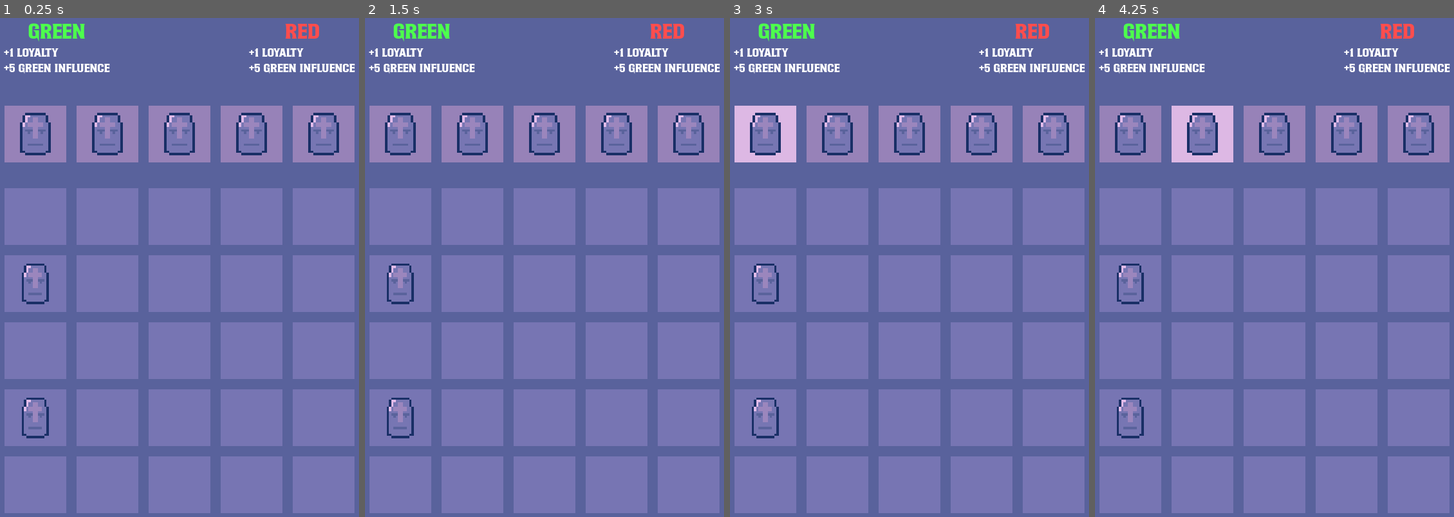
Above: before the commit, frames 1-4 (left to right).
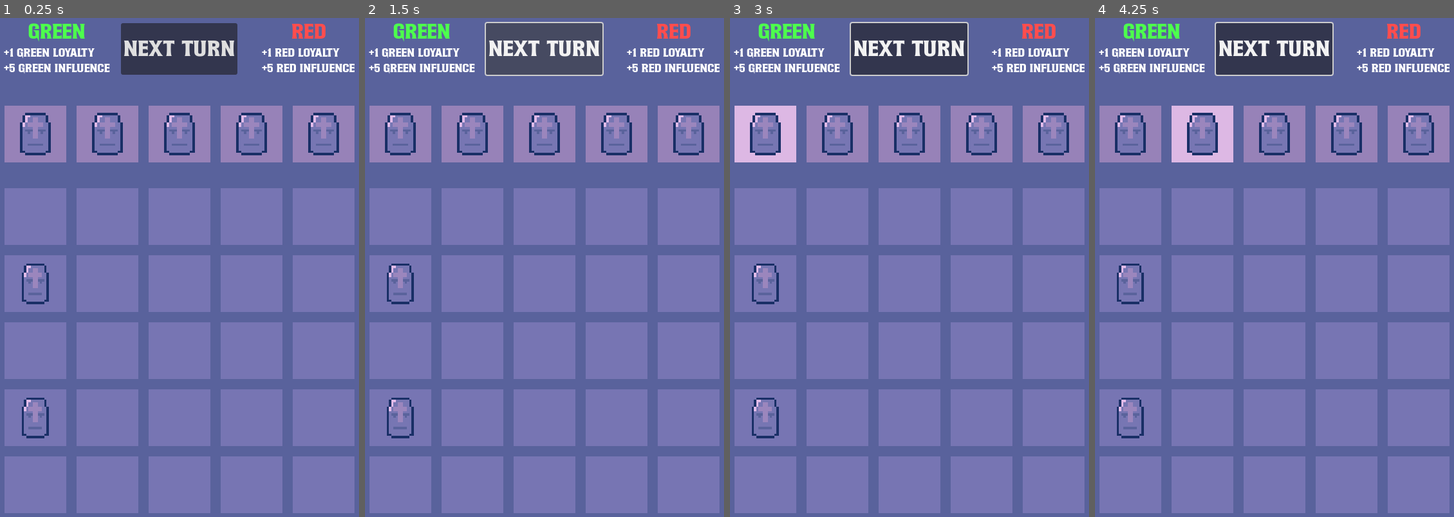
Above: after the commit, the same moments.

Repository: frostblooded/influencer
Game: Godot game, scene res://scenes/game.tscn
Two runs of this game, one before a commit and one after it. Both use one fixed random seed, a clock stepped at 60 frames per second and the inputs below.
Inputs (mouse positions are in pixels of both pictures, inside the frame that each line leads up to):
- Up to frame 1 (0.25 s): no input
- Up to frame 2 (1.5 s): click (544, 47) at 0.5 s, where only the run after the commit has a clickable "Next turn"; click (544, 47) at 1.25 s, where only the run after the commit has a clickable "Next turn"
- Up to frame 3 (3 s): click (909, 47) at 2 s, where only the run after the commit has a clickable "Next turn"; tap Enter at 2.75 s; move the mouse to (765, 132) at 2.77 s
- Up to frame 4 (4.25 s): tap Space at 3.5 s; move the mouse to (1202, 132) at 3.52 s

The runs differ from the first frame. In frame 1, 4.2% of the frame differs, in the area x 4-99%, y 1-12%; in frame 2, 4.4%; in frame 3, 4.4%, in the area x 4-99%, y 0-12%; in frame 4, 4.4%.

Commit message:
Make units predict where to move next to get to closest enemy

Diff:
--- a/project.godot
+++ b/project.godot
@@ -14,6 +14,10 @@
 run/main_scene="res://scenes/game.tscn"
 config/features=PackedStringArray("4.2", "GL Compatibility")
 config/icon="res://icon.svg"
+
+[autoload]
+
+EventBus="*res://scripts/autoloads/event_bus.gd"
 
 [debug]
 
@@ -72,6 +76,7 @@
 
 [gui]
 
+theme/custom="res://theme.tres"
 theme/custom_font="res://font/Witch Magic.ttf"
 
 [input]
--- a/scenes/element_cell.tscn
+++ b/scenes/element_cell.tscn
@@ -20,11 +20,19 @@
 [sub_resource type="RectangleShape2D" id="RectangleShape2D_v7xei"]
 size = Vector2(96, 88)
 
-[node name="ElementCell" type="Node2D" node_paths=PackedStringArray("area_2d", "default_sprite_2d", "hovered_sprite_2d")]
+[sub_resource type="Gradient" id="Gradient_numsh"]
+offsets = PackedFloat32Array(0.00325733)
+colors = PackedColorArray(1, 0, 0, 1)
+
+[sub_resource type="GradientTexture1D" id="GradientTexture1D_r4l31"]
+gradient = SubResource("Gradient_numsh")
+
+[node name="ElementCell" type="Node2D" node_paths=PackedStringArray("area_2d", "default_sprite_2d", "hovered_sprite_2d", "debug_sprite_2d")]
 script = ExtResource("1_jtqn7")
 area_2d = NodePath("Area2D")
 default_sprite_2d = NodePath("Sprite2D")
 hovered_sprite_2d = NodePath("HoveredSprite2D")
+debug_sprite_2d = NodePath("DebugSprite2D")
 
 [node name="Sprite2D" type="Sprite2D" parent="."]
 scale = Vector2(0.375, 88)
@@ -43,3 +51,9 @@
 position = Vector2(-1.90735e-06, 0)
 scale = Vector2(4, 3.66667)
 texture = ExtResource("2_2imay")
+
+[node name="DebugSprite2D" type="Sprite2D" parent="."]
+visible = false
+position = Vector2(-40, -40)
+scale = Vector2(0.09375, 24.5)
+texture = SubResource("GradientTexture1D_r4l31")
--- a/scenes/game.tscn
+++ b/scenes/game.tscn
@@ -1,10 +1,11 @@
-[gd_scene load_steps=10 format=3 uid="uid://cvvvodfer4c1a"]
+[gd_scene load_steps=11 format=3 uid="uid://cvvvodfer4c1a"]
 
 [ext_resource type="PackedScene" uid="uid://vjq83572qbuv" path="res://scenes/grid_cell.tscn" id="1_jw3tg"]
 [ext_resource type="Script" path="res://scripts/grid.gd" id="2_g36i2"]
 [ext_resource type="PackedScene" uid="uid://30mydrptkp5p" path="res://scenes/element_cell.tscn" id="3_au48s"]
 [ext_resource type="Script" path="res://scripts/spawner.gd" id="4_xwmaw"]
 [ext_resource type="PackedScene" uid="uid://bosldgi81a7pv" path="res://scenes/unit.tscn" id="5_05h2y"]
+[ext_resource type="PackedScene" uid="uid://4q8tgyxbcj52" path="res://scenes/level_manager.tscn" id="6_c4gmj"]
 
 [sub_resource type="Gradient" id="Gradient_nvnxt"]
 offsets = PackedFloat32Array(1)
@@ -69,7 +70,7 @@
 
 [node name="Label2" type="Label" parent="CanvasLayer/Control/MarginContainer/VBoxContainer"]
 layout_mode = 2
-text = "+1 loyalty
+text = "+1 green loyalty
 +5 green influence"
 
 [node name="VBoxContainer2" type="VBoxContainer" parent="CanvasLayer/Control/MarginContainer"]
@@ -86,8 +87,16 @@
 [node name="Label2" type="Label" parent="CanvasLayer/Control/MarginContainer/VBoxContainer2"]
 layout_mode = 2
 size_flags_horizontal = 8
-text = "+1 loyalty
-+5 green influence"
+text = "+1 red loyalty
++5 red influence"
+
+[node name="EndTurnButton" type="Button" parent="CanvasLayer/Control/MarginContainer"]
+custom_minimum_size = Vector2(0, 80)
+layout_mode = 2
+size_flags_horizontal = 4
+size_flags_vertical = 8
+theme_override_font_sizes/font_size = 30
+text = "Next turn"
 
 [node name="ElementCell" parent="." instance=ExtResource("3_au48s")]
 position = Vector2(64, 192)
@@ -110,3 +119,5 @@
 cell_scene = ExtResource("1_jw3tg")
 cell_y_diff = 104
 spawners = Array[ExtResource("4_xwmaw")]([SubResource("Resource_b7lf8"), SubResource("Resource_wu7mj")])
+
+[node name="LevelManager" parent="." instance=ExtResource("6_c4gmj")]
--- a/scenes/grid_cell.tscn
+++ b/scenes/grid_cell.tscn
@@ -19,11 +19,19 @@
 [sub_resource type="RectangleShape2D" id="RectangleShape2D_v7xei"]
 size = Vector2(96, 88)
 
-[node name="GridCell" type="Node2D" node_paths=PackedStringArray("area_2d", "default_sprite_2d", "hovered_sprite_2d", "_container")]
+[sub_resource type="Gradient" id="Gradient_blwba"]
+offsets = PackedFloat32Array(0.00325733)
+colors = PackedColorArray(1, 0, 0, 1)
+
+[sub_resource type="GradientTexture1D" id="GradientTexture1D_j6eis"]
+gradient = SubResource("Gradient_blwba")
+
+[node name="GridCell" type="Node2D" node_paths=PackedStringArray("area_2d", "default_sprite_2d", "hovered_sprite_2d", "debug_sprite_2d", "_container")]
 script = ExtResource("1_suw5m")
 area_2d = NodePath("Area2D")
 default_sprite_2d = NodePath("Sprite2D")
 hovered_sprite_2d = NodePath("HoveredSprite2D")
+debug_sprite_2d = NodePath("DebugSprite2D")
 _container = NodePath("Container")
 
 [node name="Sprite2D" type="Sprite2D" parent="."]
@@ -41,3 +49,9 @@
 shape = SubResource("RectangleShape2D_v7xei")
 
 [node name="Container" type="Node2D" parent="."]
+
+[node name="DebugSprite2D" type="Sprite2D" parent="."]
+visible = false
+position = Vector2(-40, -40)
+scale = Vector2(0.09375, 24.5)
+texture = SubResource("GradientTexture1D_j6eis")
--- /dev/null
+++ b/scenes/level_manager.tscn
@@ -0,0 +1,19 @@
+[gd_scene load_steps=5 format=3 uid="uid://4q8tgyxbcj52"]
+
+[ext_resource type="Script" path="res://scripts/level_manager.gd" id="1_7m6rx"]
+[ext_resource type="Script" path="res://scripts/state_machine/player_turn_state.gd" id="2_b77u0"]
+[ext_resource type="Script" path="res://scripts/state_machine/red_turn_state.gd" id="3_rcvfb"]
+[ext_resource type="Script" path="res://scripts/state_machine/green_turn_state.gd" id="4_1rri2"]
+
+[node name="LevelManager" type="Node" node_paths=PackedStringArray("_initial_state")]
+script = ExtResource("1_7m6rx")
+_initial_state = NodePath("PlayerTurnState")
+
+[node name="PlayerTurnState" type="Node" parent="."]
+script = ExtResource("2_b77u0")
+
+[node name="RedTurnState" type="Node" parent="."]
+script = ExtResource("3_rcvfb")
+
+[node name="GreenTurnState" type="Node" parent="."]
+script = ExtResource("4_1rri2")
--- a/scenes/unit.tscn
+++ b/scenes/unit.tscn
@@ -1,8 +1,10 @@
-[gd_scene load_steps=2 format=3 uid="uid://bosldgi81a7pv"]
+[gd_scene load_steps=3 format=3 uid="uid://bosldgi81a7pv"]
 
 [ext_resource type="Texture2D" uid="uid://dgdlmbqptppwa" path="res://assets/soldier.png" id="1_b1kv1"]
+[ext_resource type="Script" path="res://scripts/unit.gd" id="1_evil8"]
 
-[node name="Unit" type="Node2D"]
+[node name="Unit" type="Node2D" groups=["units"]]
+script = ExtResource("1_evil8")
 
 [node name="Sprite2D" type="Sprite2D" parent="."]
 position = Vector2(1.90735e-06, 1.90735e-06)
--- /dev/null
+++ b/scripts/autoloads/event_bus.gd
@@ -0,0 +1,3 @@
+extends Node
+
+signal on_update_unit_moves
--- a/scripts/cell.gd
+++ b/scripts/cell.gd
@@ -4,6 +4,7 @@
 @export var area_2d: Area2D
 @export var default_sprite_2d: Sprite2D
 @export var hovered_sprite_2d: Sprite2D
+@export var debug_sprite_2d: Sprite2D
 
 @export var _container: Node2D
 
@@ -12,12 +13,17 @@
 var bottom_cell: Cell
 var left_cell: Cell
 
+var grid: Grid
+var grid_x: int = -1
+var grid_y: int = -1
+
 func _ready() -> void:
 	Helpers.safe_connect(area_2d.mouse_entered, on_mouse_entered)
 	Helpers.safe_connect(area_2d.mouse_exited, on_mouse_exited)
 
 	default_sprite_2d.show()
 	hovered_sprite_2d.hide()
+	debug_sprite_2d.hide()
 
 func on_mouse_entered() -> void:
 	default_sprite_2d.hide()
@@ -29,4 +35,24 @@
 
 func add_to_container(node: Node) -> void:
 	assert(_container.get_child_count() == 0)
-	_container.add_child(node)
+
+	var placeable_object: PlaceableObject = node as PlaceableObject
+	placeable_object.cell = self
+	_container.add_child(placeable_object)
+
+func peek_container() -> PlaceableObject:
+	assert(_container.get_child_count() <= 1)
+
+	if _container.get_child_count() == 1:
+		return _container.get_child(0)
+	else:
+		return null
+
+func show_debug() -> void:
+	debug_sprite_2d.show()
+
+func hide_debug() -> void:
+	debug_sprite_2d.hide()
+
+func _to_string() -> String:
+	return "({}, {})".format([grid_y, grid_x], "{}")
--- a/scripts/grid.gd
+++ b/scripts/grid.gd
@@ -1,3 +1,4 @@
+class_name Grid
 extends Node2D
 
 @export var width: int = 5
@@ -37,6 +38,9 @@
 				left_neighbor.right_cell = cell_instance
 
 			cell_instance.position = Vector2(col_idx * cell_x_diff, row_idx * cell_y_diff)
+			cell_instance.grid = self
+			cell_instance.grid_x = col_idx
+			cell_instance.grid_y = row_idx
 			add_child(cell_instance)
 
 	for spawner: Spawner in spawners:
--- /dev/null
+++ b/scripts/level_manager.gd
@@ -0,0 +1,12 @@
+class_name LevelManager
+extends StateMachine
+
+var turn: int = 0
+
+func _enter_tree() -> void:
+    Helpers.safe_connect(EventBus.on_update_unit_moves, update_unit_moves)
+
+func update_unit_moves() -> void:
+    for unit_node: Node in get_tree().get_nodes_in_group("units"):
+        var unit: Unit = unit_node as Unit
+        unit.update_moves()
--- /dev/null
+++ b/scripts/placeable_object.gd
@@ -0,0 +1,7 @@
+class_name PlaceableObject
+extends Node2D
+
+var cell: Cell
+
+func _to_string() -> String:
+    return "{}".format([cell], "{}")
--- /dev/null
+++ b/scripts/state_machine/green_turn_state.gd
@@ -0,0 +1,2 @@
+class_name GreenTurnState
+extends State
--- /dev/null
+++ b/scripts/state_machine/player_turn_state.gd
@@ -0,0 +1,5 @@
+class_name PlayerTurnState
+extends State
+
+func enter(_parent: Node) -> void:
+    EventBus.on_update_unit_moves.emit()
--- /dev/null
+++ b/scripts/state_machine/red_turn_state.gd
@@ -0,0 +1,2 @@
+class_name RedTurnState
+extends State
--- /dev/null
+++ b/scripts/state_machine/state.gd
@@ -0,0 +1,13 @@
+class_name State
+extends Node
+
+signal transitioned(this_state: State, new_state_name: String)
+
+func enter(_parent: Node) -> void:
+	pass
+
+func exit(_parent: Node) -> void:
+	pass
+
+func state_process(_delta: float, _parent: Node) -> void:
+	pass
--- /dev/null
+++ b/scripts/state_machine/state_machine.gd
@@ -0,0 +1,35 @@
+class_name StateMachine
+extends Node
+
+@export var _initial_state: State
+
+@onready var _parent: Node = get_parent() as Node
+
+var _states: Dictionary
+
+var _current_state: State:
+	set(val):
+		if _current_state:
+			_current_state.exit(_parent)
+
+		_current_state = val
+		_current_state.enter(_parent)
+
+func _ready() -> void:
+	for child: State in get_children():
+		_states[child.name] = child
+		Helpers.safe_connect(child.transitioned, on_state_transitioned)
+
+	_current_state = _initial_state
+
+func _process(delta: float) -> void:
+	if _current_state:
+		_current_state.state_process(delta, _parent)
+
+func on_state_transitioned(state: State, new_state_name: String) -> void:
+	assert(state == _current_state)
+
+	var new_state: State = _states[new_state_name]
+	assert(new_state)
+
+	_current_state = new_state
--- /dev/null
+++ b/scripts/unit.gd
@@ -0,0 +1,101 @@
+class_name Unit
+extends PlaceableObject
+
+enum Action {
+    None,
+    Move
+}
+
+class GridEnemy:
+    var unit: Unit
+    var path: Array[Cell] = []
+
+    var distance: int:
+        get:
+            return path.size()
+
+    func _init(new_unit: Unit, new_path: Array[Cell]) -> void:
+        unit = new_unit
+        path = new_path
+
+var planned_action: Action = Action.None
+var planned_move_target: Cell
+
+var _grid_enemies_cache: Array[GridEnemy] = []
+
+func update_moves() -> void:
+    planned_action = Action.None
+    planned_move_target = null
+
+    update_grid_enemies()
+
+    if can_move_towards_enemy():
+        move_towards_enemy()
+
+    print("Updated planned action for ", self, " is ", Action.find_key(planned_action))
+    print("Updated planned move target for ", self, " is ", planned_move_target)
+
+func can_move_towards_enemy() -> bool:
+    return !_grid_enemies_cache.is_empty()
+
+func move_towards_enemy() -> void:
+    var closest_grid_enemy: GridEnemy
+
+    for grid_enemy: GridEnemy in _grid_enemies_cache:
+        if !closest_grid_enemy or grid_enemy.distance < closest_grid_enemy.distance:
+            closest_grid_enemy = grid_enemy
+
+    if closest_grid_enemy and closest_grid_enemy.distance > 1:
+        assert(!closest_grid_enemy.path.is_empty())
+        planned_action = Action.Move
+        planned_move_target = closest_grid_enemy.path[0]
+
+class PathSearchStatus:
+    var cell: Cell
+    var path: Array[Cell] = []
+
+    func _init(new_cell: Cell, new_path: Array[Cell]) -> void:
+        cell = new_cell
+        path = new_path
+
+func update_grid_enemies() -> void:
+    _grid_enemies_cache.clear()
+
+    var queue: Array[PathSearchStatus] = []
+    queue.push_back(PathSearchStatus.new(cell, []))
+
+    var visited: Array[Cell] = []
+
+    while !queue.is_empty():
+        var current_path_search_status: PathSearchStatus = queue.pop_front()
+        var current_cell: Cell = current_path_search_status.cell
+
+        if visited.has(current_cell):
+            continue
+
+        visited.push_back(current_cell)
+        var current_path: Array[Cell] = current_path_search_status.path
+
+        var unit: Unit = current_cell.peek_container() as Unit
+        if unit and unit != self:
+            _grid_enemies_cache.push_back(GridEnemy.new(unit, current_path))
+
+        if current_cell.top_cell:
+            var top_path: Array[Cell] = current_path.duplicate()
+            top_path.append(current_cell.top_cell)
+            queue.push_back(PathSearchStatus.new(current_cell.top_cell, top_path))
+
+        if current_cell.right_cell:
+            var right_path: Array[Cell] = current_path.duplicate()
+            right_path.append(current_cell.right_cell)
+            queue.push_back(PathSearchStatus.new(current_cell.right_cell, right_path))
+
+        if current_cell.bottom_cell:
+            var bottom_path: Array[Cell] = current_path.duplicate()
+            bottom_path.append(current_cell.bottom_cell)
+            queue.push_back(PathSearchStatus.new(current_cell.bottom_cell, bottom_path))
+
+        if current_cell.left_cell:
+            var left_path: Array[Cell] = current_path.duplicate()
+            left_path.append(current_cell.left_cell)
+            queue.push_back(PathSearchStatus.new(current_cell.left_cell, left_path))
--- /dev/null
+++ b/theme.tres
@@ -0,0 +1,3 @@
+[gd_resource type="Theme" format=3 uid="uid://cdyitqglrhugt"]
+
+[resource]
Not shown: 1 places in scenes/element_cell.tscn that only renumber resources
Not shown: 1 places in scenes/grid_cell.tscn that only renumber resources
Renamed: scripts/helpers.gd -> scripts/autoloads/helpers.gd
